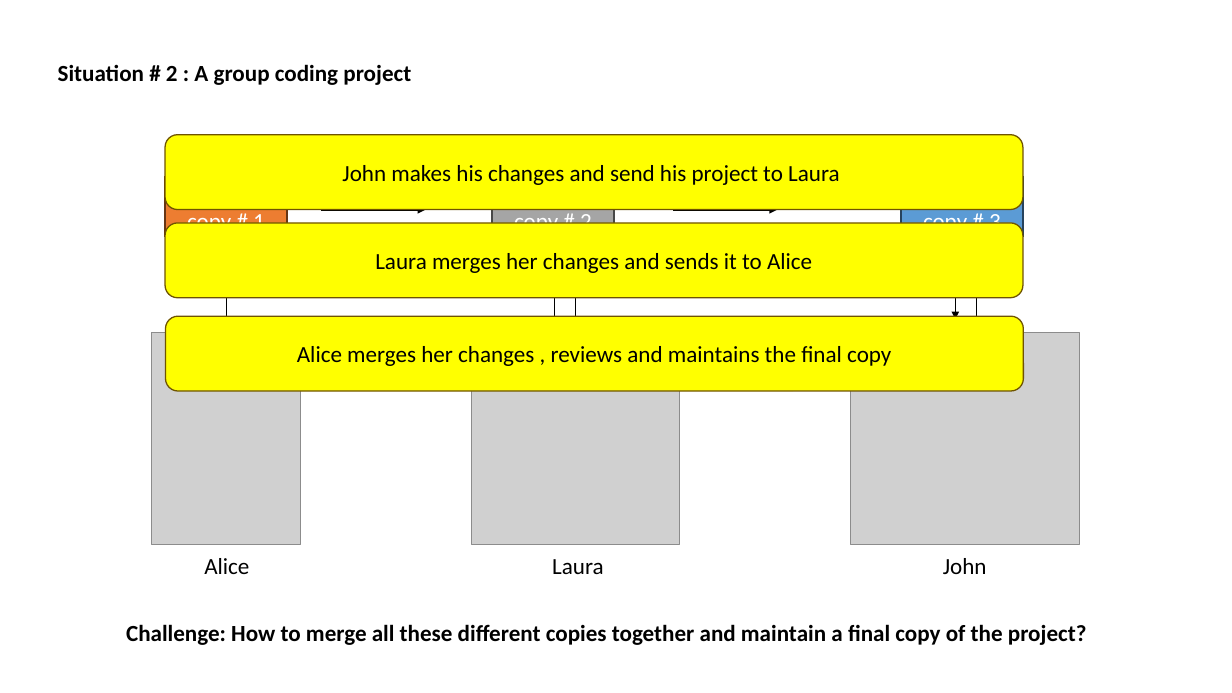
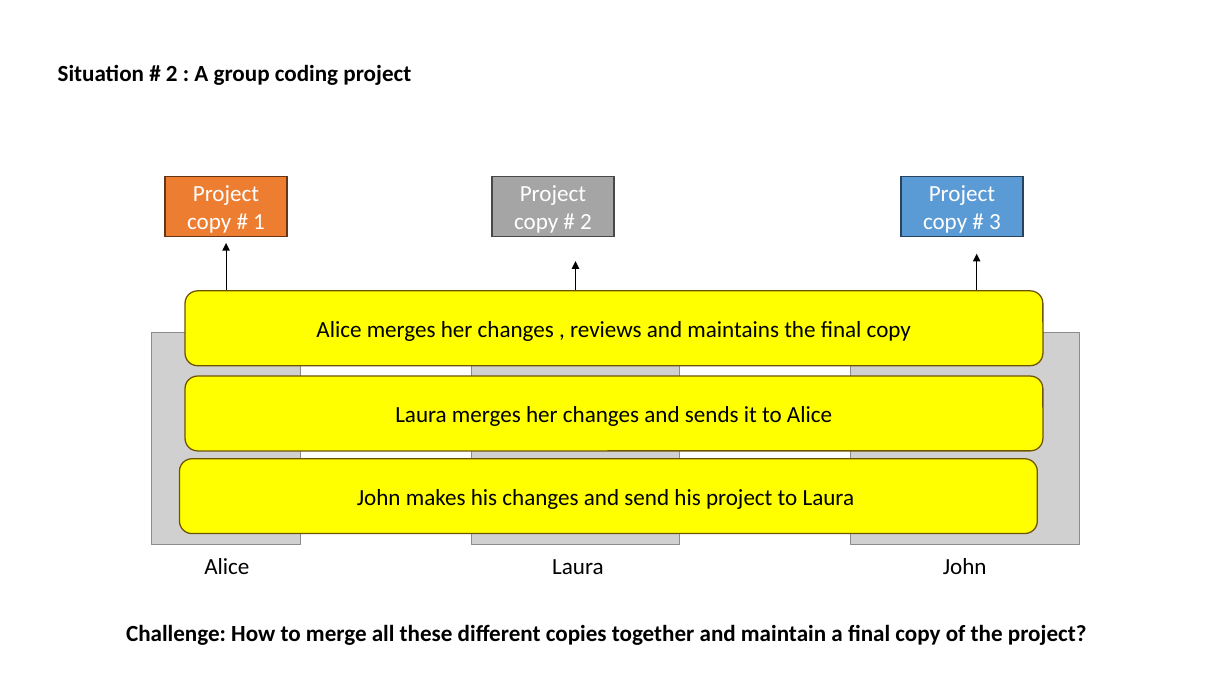
Before and after one commit to leilaicruz/Git4TUmembers_lesson, a slide deck: slide 5 of Git-intro-lesson(day 1).pptx. Drawn at 1232x693 pixels with LibreOffice and Linux fonts; fonts in the diff are those of the drawing; grey boxes stand for pictures. Boxes give left, top, right and bottom in pixels: in the first picture for what was removed or moved away, otherwise in the second. Text is boxed around its words. In the diff, an @@ line names an element or a change of style, - is before the commit and + after.

```diff
--- a/Git-intro-lesson(day 1).pptx
+++ b/Git-intro-lesson(day 1).pptx
@@ arrow removed from (322, 210) to (425, 210) @@
@@ arrow removed from (674, 210) to (777, 210) @@
@@ arrow removed from (555, 256) to (555, 343) @@
@@ arrow removed from (956, 249) to (956, 320) @@
@@ rounded rectangle "Alice merges her changes , ...": place and size @@
-rounded rectangle "Alice merges her changes , ..." at (165, 316, 1023, 391)
+rounded rectangle "Alice merges her changes , ..." at (185, 291, 1043, 366)
@@ rounded rectangle "Laura merges her changes and ...": place and size @@
-rounded rectangle "Laura merges her changes and ..." at (165, 223, 1023, 298)
+rounded rectangle "Laura merges her changes and ..." at (185, 376, 1043, 451)
@@ rounded rectangle "John makes his changes and ...": place and size @@
-rounded rectangle "John makes his changes and ..." at (165, 135, 1023, 210)
+rounded rectangle "John makes his changes and ..." at (179, 459, 1037, 534)
```
Also in this commit, not shown: 37 other files.
